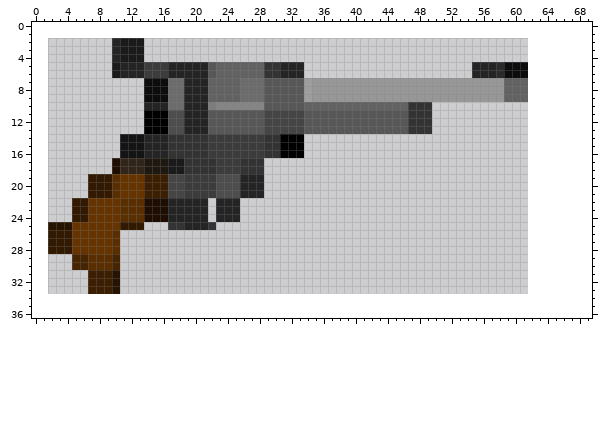
Two states of a sprite sheet, gun.gif. The picture above is the old version.
The file is 60x32 pixels. Colours within 5 levels of each other are drawn and written as one. The old version is drawn lined up with the new one, on the new canvas.
Now the later version:
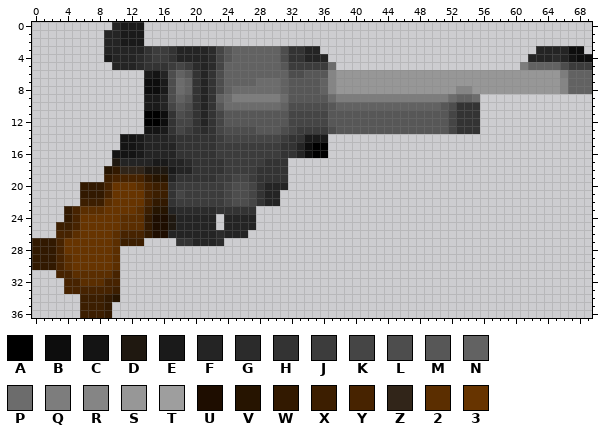
Palette (. is transparent): A #000000  B #0d0d0d  C #141414  D #1f1810  E #1a1a1a  F #242424  G #2b2b2b  H #333333  J #3c3c3c  K #454545  L #4d4d4d  M #575757  N #626262  P #6c6c6c  Q #7d7d7d  R #858585  S #979797  T #9e9e9e  U #1e0d00  V #261400  W #321900  X #3c1e00  Y #472300  Z #312519  2 #5b2e00  3 #673400
Edits made:
canvas 60x32 -> 70x37, the old top-left corner now at 2,2
@@ x 0..69 @@
- 0 ......................................................................
- 1 ......................................................................
- 2 ..........FEEE........................................................
- 3 ..........FEEE........................................................
- 4 ..........FEEE........................................................
- 5 ..........EFFFJJJFFFFFMNNNNNNHHFFF.....................FFFGBBB........
- 6 ..........EFFFJJJFFFFFMNNNNNNHHFFF.....................FFFGBBB........
- 7 ..............BBBPPFFFNNNNPPPMMMMMTSSSSSSSSSSSSSSSSSSSSSSSSNNN........
- 8 ..............BBBPPFFFNNNNPPPMMMMMTSSSSSSSSSSSSSSSSSSSSSSSSNNN........
- 9 ..............BBBPPFFFNNNNPPPMMMMMTSSSSSSSSSSSSSSSSSSSSSSSSNNN........
-10 ..............FFFPPFFFQRRRRRRMMMMMNNNNNNNNNNNNNHHH....................
-11 ..............AAALLFFFMMMMMMMKKKKKMMMMMMMMMMMMMHHH....................
-12 ..............AAALLFFFMMMMMMMKKKKKMMMMMMMMMMMMMHHH....................
-13 ..............AAALLFFFMMMMMMMKKKKKMMMMMMMMMMMMMHHH....................
-14 ...........CCCFFFHHHHHJJJJJJJHHAAA....................................
-15 ...........CCCFFFHHHHHJJJJJJJHHAAA....................................
-16 ...........CCCFFFHHHHHJJJJJJJHHAAA....................................
-17 ..........UZZZDDDEEHHHHJJJHHH.........................................
-18 ..........UZZZDDDEEHHHHJJJHHH.........................................
-19 .......WWW2333XXXKKJJJJLLLFFF.........................................
-20 .......WWW2333XXXKKJJJJLLLFFF.........................................
-21 .......WWW2333XXXKKJJJJLLLFFF.........................................
-22 .....WW3333222UUUFFFFF.FFF............................................
-23 .....WW3333222UUUFFFFF.FFF............................................
-24 .....WW3333222UUUFFFFF.FFF............................................
-25 ..VVV333333WWW...HHFFFH...............................................
-26 ..WWW333332...........................................................
-27 ..WWW333332...........................................................
-28 ..WWW333332...........................................................
-29 .....YY222Y...........................................................
-30 .....YY222Y...........................................................
-31 .......XXXV...........................................................
-32 .......XXXV...........................................................
-33 .......XXXV...........................................................
-34 ......................................................................
-35 ......................................................................
-36 ......................................................................
+ 0 ..........FEEE........................................................
+ 1 .........FFEEE........................................................
+ 2 .........FFEEE........................................................
+ 3 .........FFFFFHJJHFFFFGKMNNNNNNLHHFF...........................FFFFBB.
+ 4 .........EFFFGHJJHFFFFGKMNNNNNNLHHFFF.........................FFFGFCBB
+ 5 ..........FFFGHHHJKJGFGKNNNNNNNMJJJJJP.......................QNNNNLJJJ
+ 6 ..............ECFLNMHFHLNNNNNNNNLLMMMRSSSSSSSSSSSSSSSSSSSSSSSSSSSSQNNN
+ 7 ..............BBELPNHFHLNNNNPPPNMMMMNRSSSSSSSSSSSSSSSSSSSSSSSSSSSSRNNN
+ 8 ..............BBELPNHFHLNPPPPPPNMMMMNRSSSSSSSSSSSSSSSRRSSSSSSSSSSSRNNN
+ 9 ..............EEFLNMHFHNPQQQQQQPMMMMMPQQQQQQQQQQQQQQPNNP..............
+10 ..............EEFKMLHFHMPPPPPPPNLLLLLMNNNNNNNNNNNNNMLHHH..............
+11 ..............AABHLKHFHKMMMMMMMMKKKKKMMMMMMMMMMMMMMMKHHH..............
+12 ..............AABHKKHFHKMMMMMMMMKKKKKMMMMMMMMMMMMMMMKHHH..............
+13 ..............CCEHKJHGHKLLLLMMMLKJJJJLMMMMMMMMMMMMMMKHHH..............
+14 ...........CCEFFFGHHHHHJKKKKKKKJHHEEE.................................
+15 ...........CCEFFFFHHHHHJJJJJJJJHHFBAA.................................
+16 ..........CCCEFFFFHHHHHJJJJJJJJHHFBAA.................................
+17 ..........DFFFFEEFFGHHHHJJJJJHHH......................................
+18 .........VWZZZDDDEFFHHHHJJJJHHHH......................................
+19 .........XYYYYWVVFHHHHHJJKKJHHHH......................................
+20 ......WWWY3332YXXHJJJJJJKLLKHFFF......................................
+21 ......WWWY3333YXXHKJJJJJKLLKHFF.......................................
+22 ......XXX23333YWWHJJJJJJKLLKHFF.......................................
+23 ....WY22233332XVVFGGGGGHHHHH..........................................
+24 ....WY33333222WUUDFFFFF.FFFF..........................................
+25 ...XXY33333222WUUDFFFFF.FFFF..........................................
+26 ...YY233332YYYWUUFFFFFFGFFF...........................................
+27 WWWY3333332XXX....HHFFFG..............................................
+28 WWWY3333332...........................................................
+29 WWWY2333332...........................................................
+30 WWWY2333332...........................................................
+31 ...YY22222Y...........................................................
+32 ....YY222YY...........................................................
+33 ....YYYYYYX...........................................................
+34 ......XXXWV...........................................................
+35 ......XXXW............................................................
+36 ......XXXW............................................................
